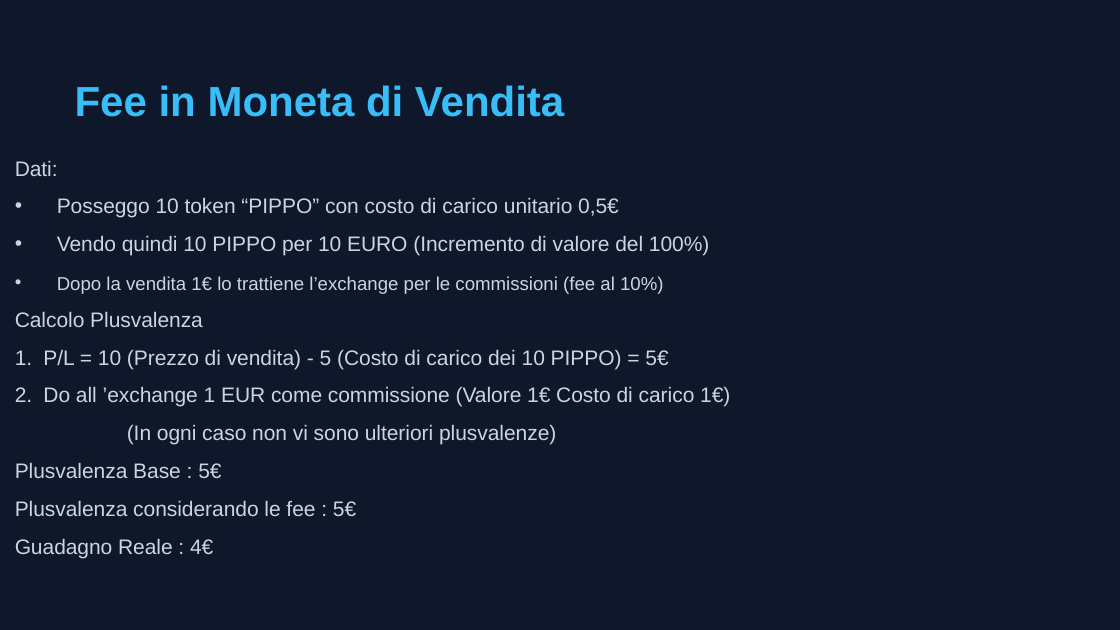
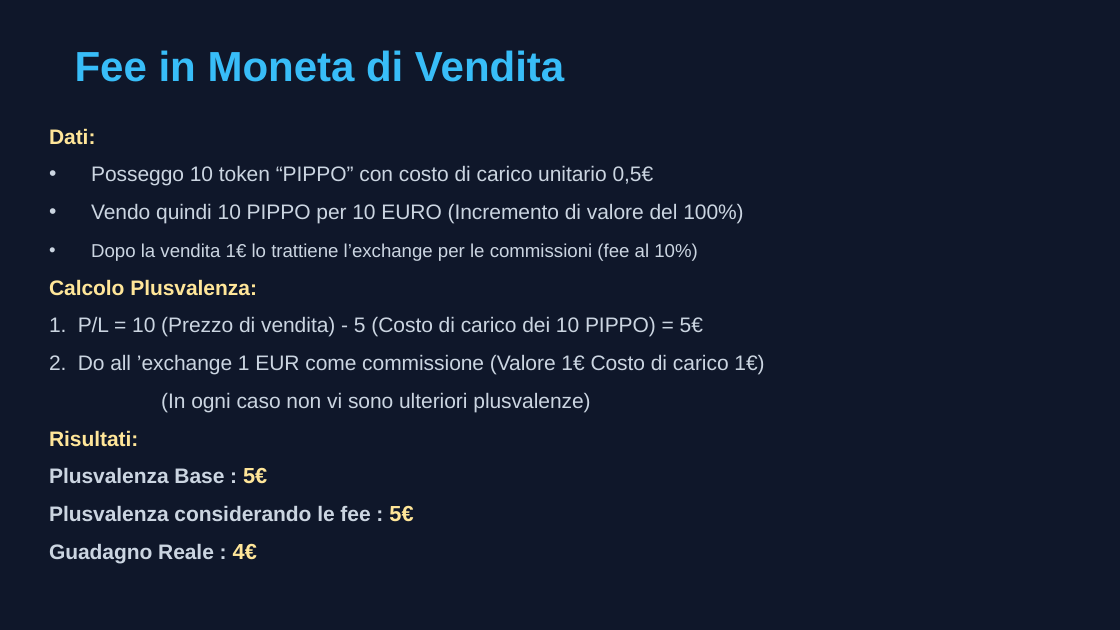
Before and after one commit to Lucapasselli/GiacenzeCrypto, a slide deck: slide 6 of Documentazione/Gestione delle fee.pptx. Drawn at 1120x630 pixels with LibreOffice and Linux fonts; fonts in the diff are those of the drawing. Boxes give left, top, right and bottom in pixels: in the first picture for what was removed or moved away, otherwise in the second. Text is boxed around its words. In the diff, an @@ line names an element or a change of style, - is before the commit and + after.

```diff
--- a/Documentazione/Gestione delle fee.pptx
+++ b/Documentazione/Gestione delle fee.pptx
@@ text "Fee in Moneta di Vendita": place and size @@
-text "Fee in Moneta di Vendita" at <box>75,85,564,117</box>
+text "Fee in Moneta di Vendita" at <box>75,50,564,82</box>
@@ text "Dati:": place and size @@
-text "Dati:" at <box>15,161,730,558</box>
+text "Dati:" at <box>49,128,764,564</box>
@@ text at <box>49,128,413,564</box>: text colour #CBD5E1 to #FFE699 in "Dati:", "5€", "5€", "4€"; bold on in "Dati:", "Plusvalenza Base : 5€", "Plusvalenza considerando le fee : 5€", "Guadagno Reale : 4€"; size 13.5 to 14 pt in "5€", "5€", "4€" @@
@@ text at <box>49,279,257,296</box>: text changed; text colour #CBD5E1 to #FFE699; bold on @@
-Calcolo Plusvalenza
+Calcolo Plusvalenza:
@@ text at <box>49,430,138,447</box>: paragraph added @@
+Risultati:
```
Also in this commit, not shown: 7 other slides changed, 2 slides added, 1 other file.
